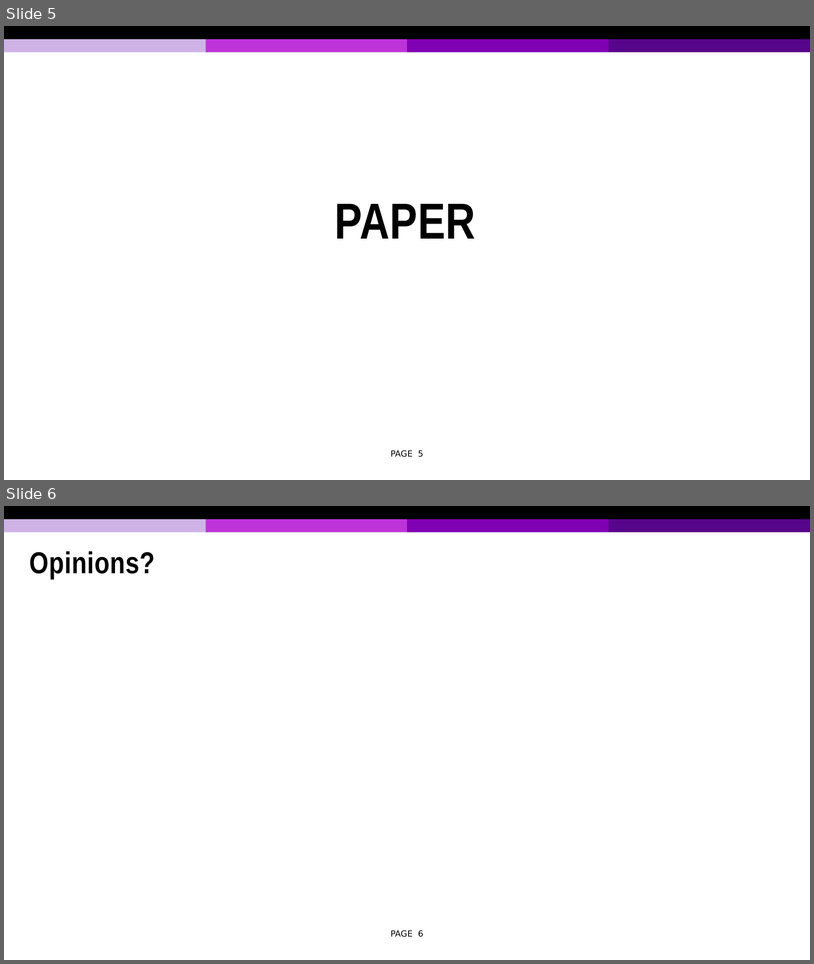
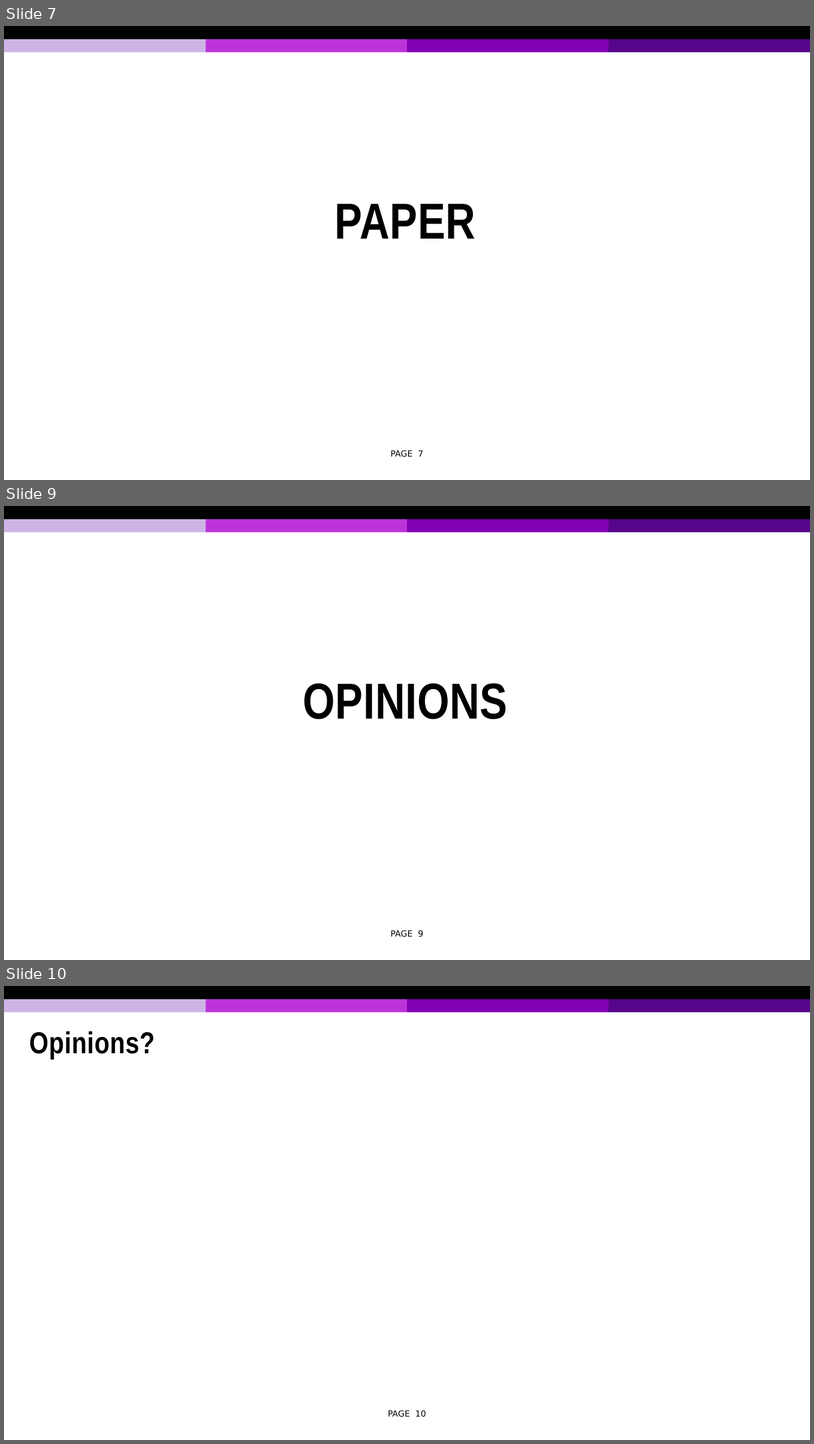
Before and after one commit to tonymin/ECE730, a slide deck: Presentation 2.pptx. Shown one above the other, each under a label of ours: slides 5 and 6 before the commit, slides 7, 9 and 10 after it; the slides between them are not shown. The pictures are 814x964 and 814x1444 pixels, drawn with LibreOffice and Linux fonts; fonts in the diff are those of the drawing; background and template pictures are left out. Boxes give left, top, right and bottom in pixels: in the first picture for what was removed or moved away, otherwise in the second. Text is boxed around its words. In the diff, an @@ line names an element or a change of style, - is before the commit and + after.

```diff
--- a/Presentation 2.pptx
+++ b/Presentation 2.pptx
@@ slide 9 added at box(4, 506, 810, 960), background #FFFFFF; not listed: 5 template elements that a slide beside it also shows @@
@@ title added at box(303, 683, 508, 719), 45 pt, text #000000, bold @@
+OPINIONS
@@ page number added at box(391, 930, 423, 937), 7.5 pt, text #000000 @@
+PAGE 9
@@ what was slide 5 is now slide 7 @@
@@ page number at box(391, 450, 423, 457): text changed @@
-PAGE 5
+PAGE 7
@@ what was slide 6 is now slide 10 @@
@@ page number at box(388, 1410, 426, 1417): text changed @@
-PAGE 6
+PAGE 10
```
Also in this commit, not shown: 1 slide changed, 4 other slides added, 1 slide removed, 1 other file.
